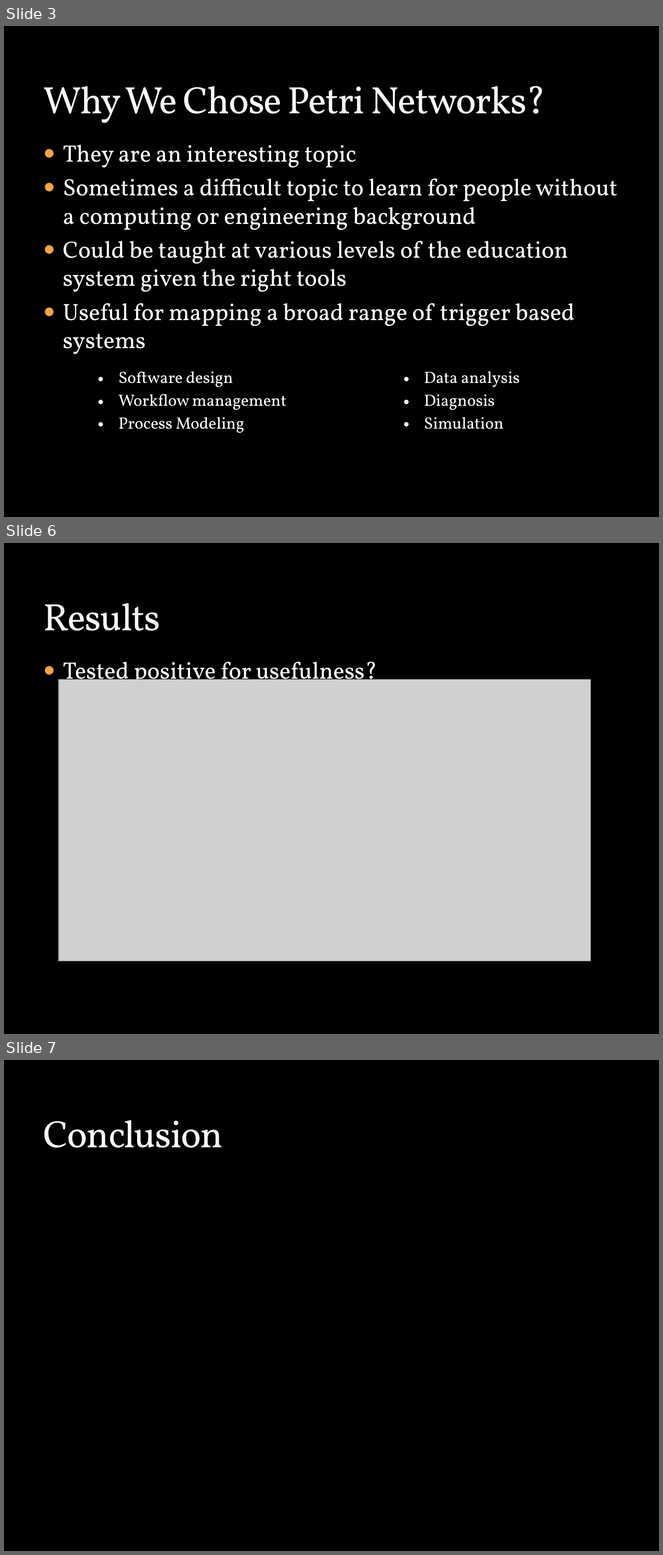
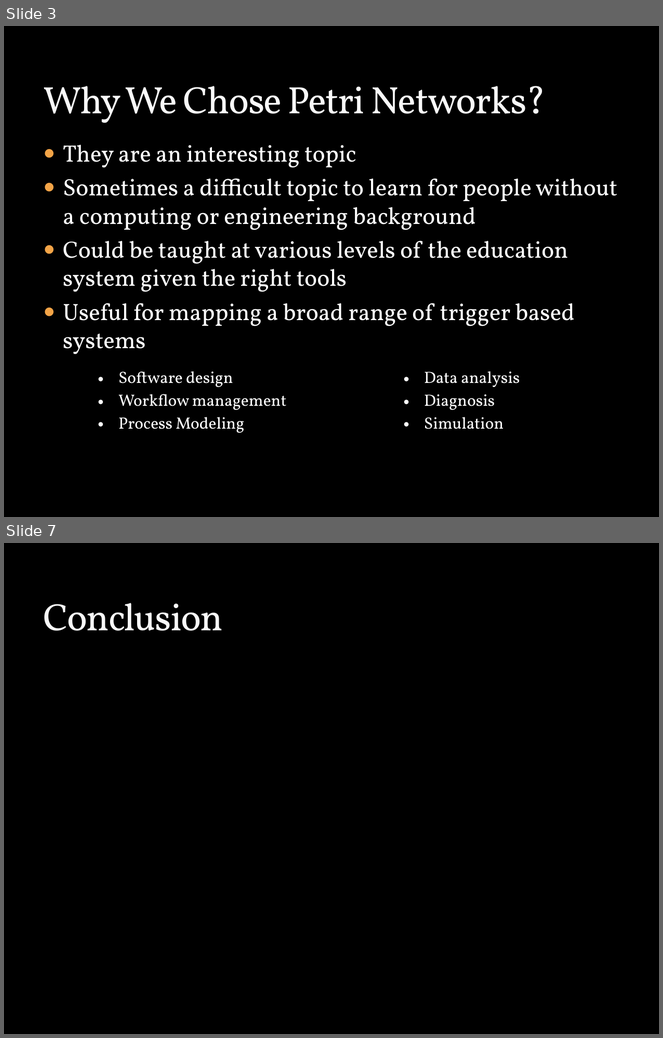
Before and after one commit to Hobbit/JPeNS, a slide deck: JPeNS_Presentation.pptx. Shown one above the other, each under a label of ours: slides 3, 6 and 7 before the commit, slides 3 and 7 after it; the slides between them are not shown. The pictures are 663x1555 and 663x1038 pixels, drawn with LibreOffice and Linux fonts; fonts in the diff are those of the drawing; grey boxes stand for pictures; background and template pictures are left out. Boxes give left, top, right and bottom in pixels: in the first picture for what was removed or moved away, otherwise in the second. Text is boxed around its words. In the diff, an @@ line names an element or a change of style, - is before the commit and + after.

```diff
--- a/JPeNS_Presentation.pptx
+++ b/JPeNS_Presentation.pptx
@@ slide 6 removed at (4, 543, 659, 1034), background picture (left out) @@
@@ title removed at (43, 603, 160, 631) @@
-Results
@@ text removed at (63, 662, 378, 690) @@
-● Tested positive for usefulness?
@@ picture removed at (59, 679, 591, 961) @@
```
Also in this commit, not shown: 1 slide changed, 1 slide added.
